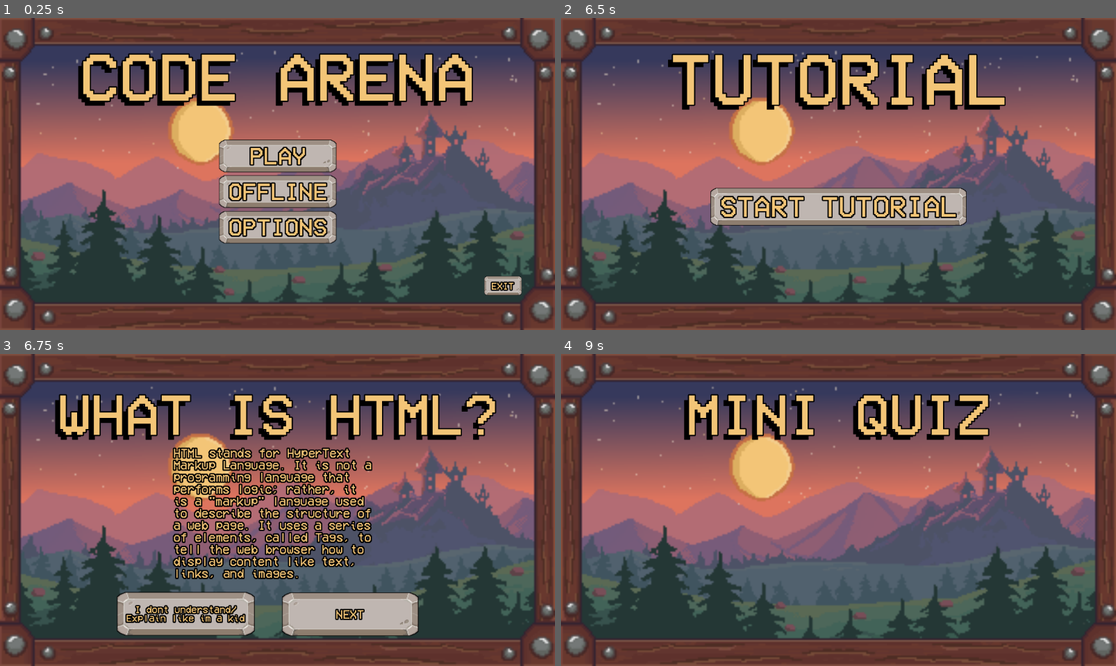
Above: before the commit, frames 1-4 (two rows, left to right).
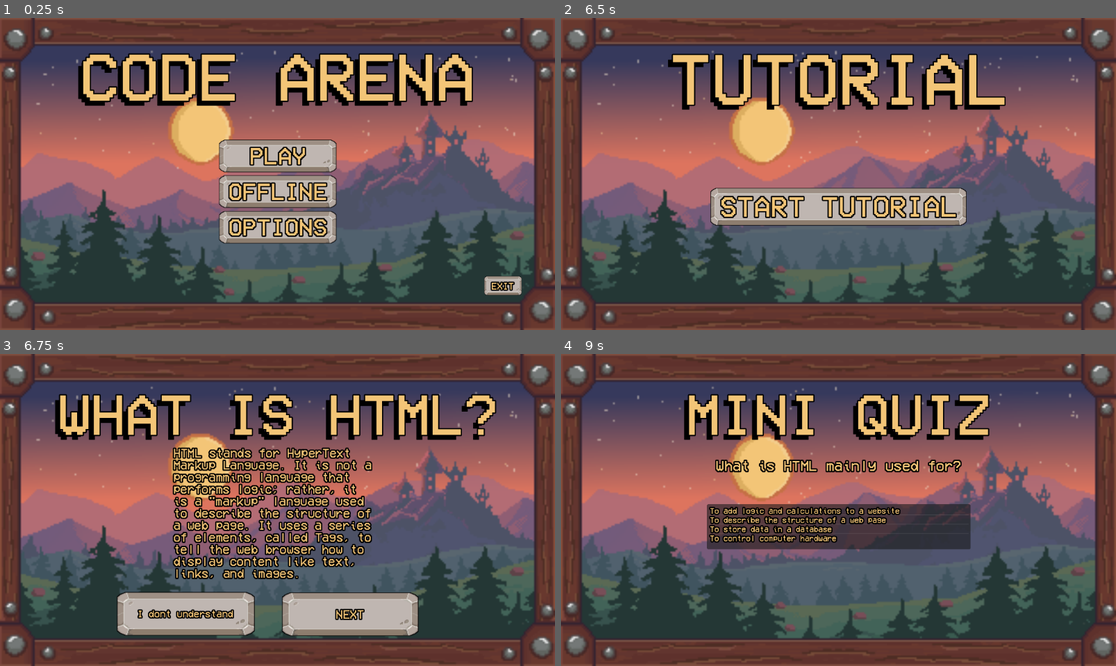
Above: after the commit, the same moments.

Repository: Russ211514/codearena
Game: Godot game, scene res://Scenes/Menu.tscn
The game is run twice, just before and just after one commit, with the same random seed, the same clock (stepped at 60 frames per second) and the same inputs.
Inputs:
- Up to frame 1 (0.25 s): no input
- Up to frame 2 (6.5 s): click "PLAY" at 0.5 s; click "PVP BATTLE" at 1.25 s; click "PVP BATTLE" at 2 s; click "PVP BATTLE" at 2.75 s; click "BACK" at 3.5 s; click "PLAY" at 4.25 s; click "TUTORIAL" at 5 s; click "HTML" at 5.75 s
- Up to frame 3 (6.75 s): click "START TUTORIAL" at 6.5 s
- Up to frame 4 (9 s): click "I dont understand/Explain lik…" (after the commit: "I dont understand") at 7.25 s; click "X" at 8 s; click "NEXT" at 8.75 s

Frames 1-2 are identical in both runs. In frame 3, 0.9% of the frame differs, in the area x 22-45%, y 80-87%; in frame 4, 8.0%, in the area x 26-74%, y 33-63%.
Error after the commit: Parse Error: Expected expression for variable initial value after "=". (res://Scenes/mini_html_quiz.gd:5)

Commit message:
tutorial

Diff:
--- a/Scenes/html tutorial start.tscn
+++ b/Scenes/html tutorial start.tscn
@@ -108,7 +108,7 @@
 theme_override_styles/pressed = SubResource("StyleBoxTexture_6rtt2")
 theme_override_styles/hover = SubResource("StyleBoxTexture_6rtt2")
 theme_override_styles/disabled = SubResource("StyleBoxTexture_6rtt2")
-text = "I dont understand/Explain like im a kid"
+text = "I dont understand"
 autowrap_mode = 2
 
 [node name="Next" type="Button" parent="."]
--- a/Scenes/mini html quiz.tscn
+++ b/Scenes/mini html quiz.tscn
@@ -1,10 +1,16 @@
-[gd_scene load_steps=4 format=3 uid="uid://2wh7m6d51njo"]
+[gd_scene load_steps=6 format=3 uid="uid://2wh7m6d51njo"]
 
 [ext_resource type="Texture2D" uid="uid://cchw0nrt5a14n" path="res://Art Assets/bground.png" id="1_84ik8"]
+[ext_resource type="Script" uid="uid://cwha660ippd7k" path="res://Scenes/mini_html_quiz.gd" id="1_bauc0"]
 [ext_resource type="FontFile" uid="uid://ctac5wch5ukxl" path="res://Art Assets/VCR_OSD_MONO_1.001.ttf" id="2_bauc0"]
 
 [sub_resource type="StyleBoxTexture" id="StyleBoxTexture_6cj6c"]
 texture = ExtResource("1_84ik8")
+
+[sub_resource type="Theme" id="Theme_6cj6c"]
+ItemList/colors/font_color = Color(0.9529412, 0.77254903, 0.46666667, 1)
+ItemList/colors/font_hovered_color = Color(0.9529412, 0.77254903, 0.46666667, 1)
+ItemList/colors/font_hovered_selected_color = Color(0.9529412, 0.77254903, 0.46666667, 1)
 
 [node name="Control" type="Control"]
 layout_mode = 3
@@ -13,6 +19,7 @@
 anchor_bottom = 1.0
 grow_horizontal = 2
 grow_vertical = 2
+script = ExtResource("1_bauc0")
 
 [node name="bg" type="Panel" parent="."]
 layout_mode = 1
@@ -49,7 +56,44 @@
 horizontal_alignment = 1
 vertical_alignment = 1
 
-[node name="Label2" type="Label" parent="."]
-layout_mode = 0
-offset_right = 40.0
-offset_bottom = 23.0
+[node name="question" type="Label" parent="."]
+layout_mode = 1
+anchors_preset = 8
+anchor_left = 0.5
+anchor_top = 0.5
+anchor_right = 0.5
+anchor_bottom = 0.5
+offset_left = -255.0
+offset_top = -106.0
+offset_right = 255.0
+offset_bottom = -79.0
+grow_horizontal = 2
+grow_vertical = 2
+theme_override_colors/font_color = Color(0.9529412, 0.77254903, 0.46666667, 1)
+theme_override_constants/outline_size = 10
+theme_override_fonts/font = ExtResource("2_bauc0")
+theme_override_font_sizes/font_size = 30
+text = "What is HTML mainly used for?"
+
+[node name="ItemList" type="ItemList" parent="."]
+layout_mode = 1
+anchors_preset = 8
+anchor_left = 0.5
+anchor_top = 0.5
+anchor_right = 0.5
+anchor_bottom = 0.5
+offset_left = -273.5
+offset_top = -12.5
+offset_right = 273.5
+offset_bottom = 81.0
+grow_horizontal = 2
+grow_vertical = 2
+theme = SubResource("Theme_6cj6c")
+theme_override_colors/font_color = Color(0.9529412, 0.77254903, 0.46666667, 1)
+theme_override_constants/outline_size = 10
+theme_override_fonts/font = ExtResource("2_bauc0")
+item_count = 4
+item_0/text = "To add logic and calculations to a website"
+item_1/text = "To describe the structure of a web page"
+item_2/text = "To store data in a database"
+item_3/text = "To control computer hardware"
--- /dev/null
+++ b/Scenes/mini_html_quiz.gd
@@ -0,0 +1,5 @@
+extends Control
+
+@onready var DisplayText = $question
+@onready var ListItem = $ItemList
+@onready var RestartButton =
Not shown, added: Scenes/mini_html_quiz.gd.uid
